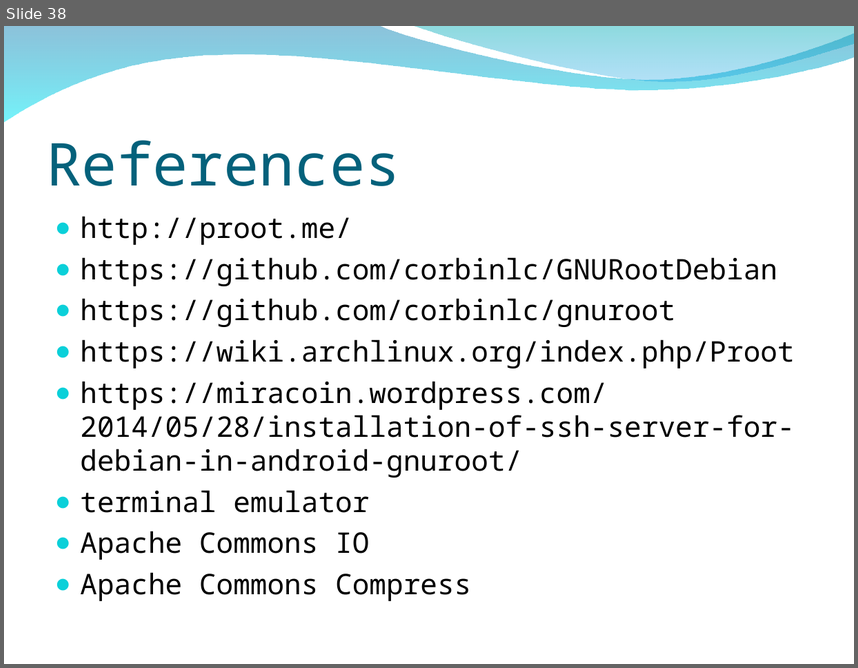
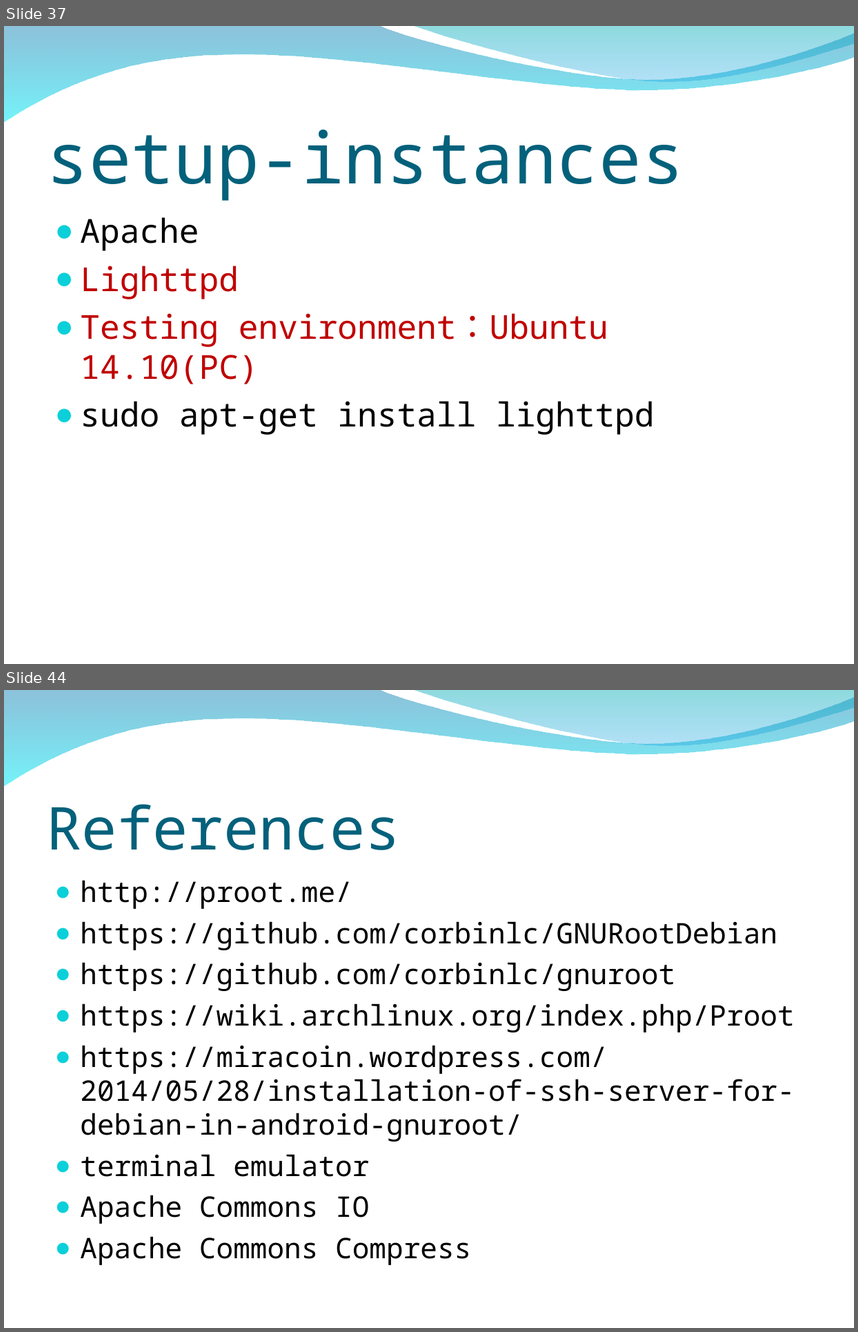
Before and after one commit to peter279k/regular_meeting, a slide deck: Proot.ppt. Shown one above the other, each under a label of ours: slide 38 before the commit, slides 37 and 44 after it; the slides between them are not shown. The pictures are 858x668 and 858x1332 pixels, drawn with LibreOffice and Linux fonts; fonts in the diff are those of the drawing; background and template pictures are left out. Boxes give left, top, right and bottom in pixels: in the first picture for what was removed or moved away, otherwise in the second. Text is boxed around its words. In the diff, an @@ line names an element or a change of style, - is before the commit and + after.

Commit message:
add setup-instances for http server(including Apache.Lighttpd) test: Ubuntu

```diff
--- a/Proot.ppt
+++ b/Proot.ppt
@@ slide 37 added at [4,26,854,664], background picture (left out); not listed: 2 template elements that a slide beside it also shows @@
@@ title added at [47,129,684,201], 60 pt, text #04617B @@
+setup-instances
@@ text added at [80,217,655,434], 28 pt, text #C00000 @@
+● Apache
+● Lighttpd
+● Testing environment：Ubuntu 14.10(PC)
+● sudo apt-get install lighttpd
@@ what was slide 38 is now slide 44 @@
```
Also in this commit, not shown: 6 other slides added, 1 slide removed.
